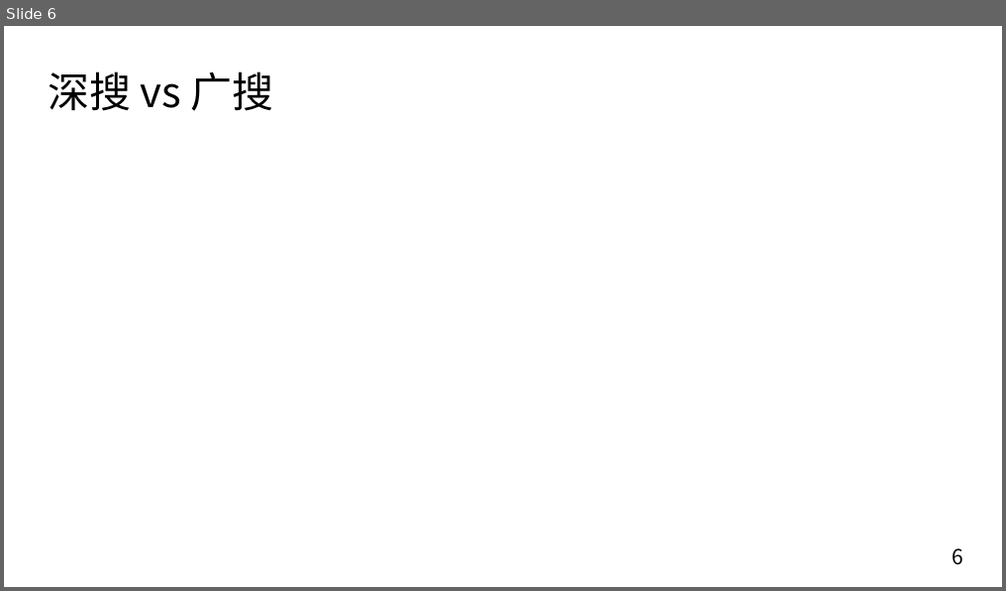
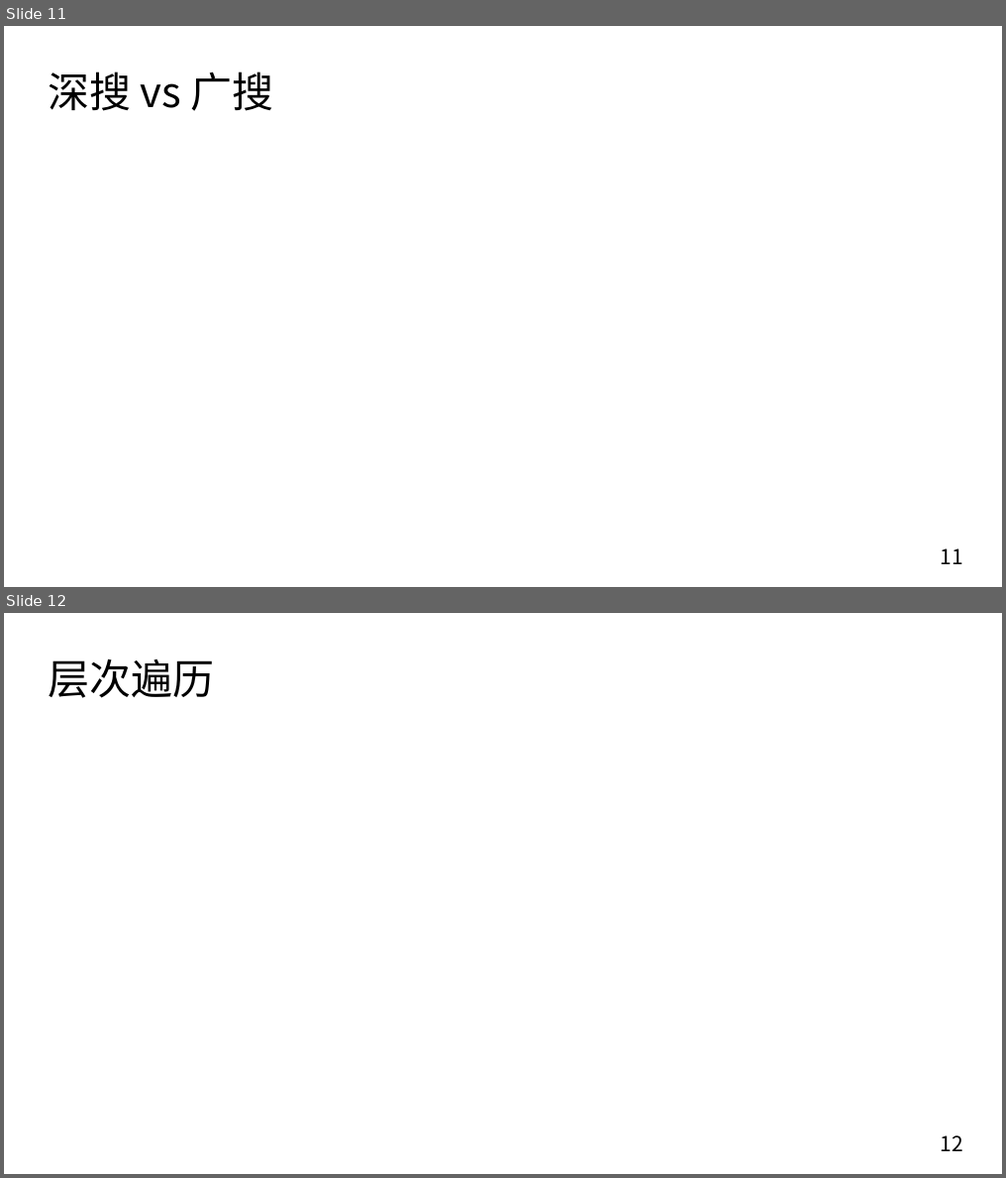
Before and after one commit to Hansimov/cs-notes, a slide deck: cs-seminar/算法与数据结构/树/树.pptx. Shown one above the other, each under a label of ours: slide 6 before the commit, slides 11 and 12 after it. The pictures are 1006x591 and 1006x1178 pixels, drawn with LibreOffice and Linux fonts; fonts in the diff are those of the drawing. Boxes give left, top, right and bottom in pixels: in the first picture for what was removed or moved away, otherwise in the second. Text is boxed around its words. In the diff, an @@ line names an element or a change of style, - is before the commit and + after.

```diff
--- a/cs-seminar/算法与数据结构/树/树.pptx
+++ b/cs-seminar/算法与数据结构/树/树.pptx
@@ slide 12 added at (x1=4, y1=613, x2=1002, y2=1174), background #FFFFFF @@
@@ title added at (x1=48, y1=659, x2=214, y2=698), 40 pt, text #000000 @@
+层次遍历
@@ page number added at (x1=941, y1=1136, x2=963, y2=1152), 20 pt, text #000000 @@
+12
@@ what was slide 6 is now slide 11 @@
@@ page number at (x1=941, y1=549, x2=963, y2=565): text changed @@
-6
+11
```
Also in this commit, not shown: 3 slides changed, 3 other slides added, 1 slide removed, 7 other files.
